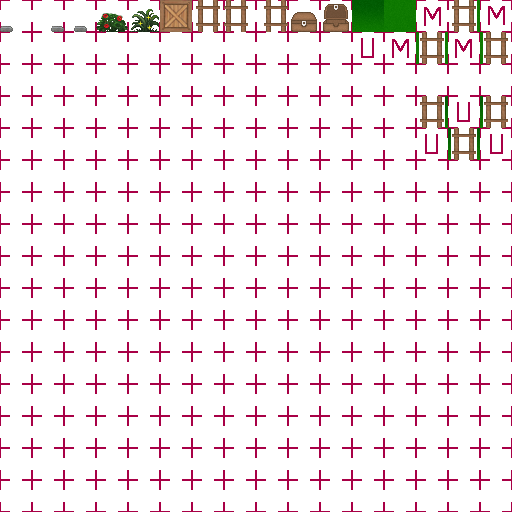
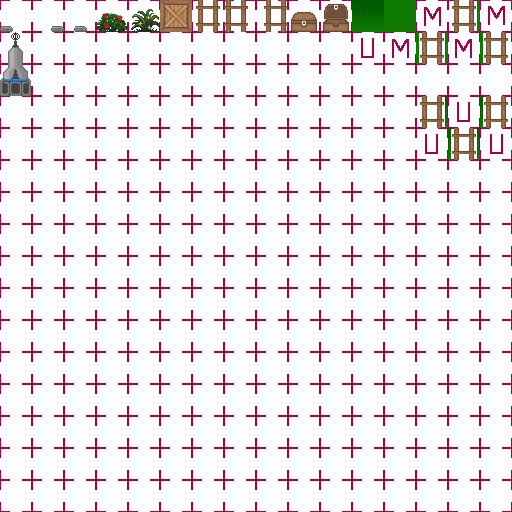
Layered file, before and after one edit (512 x 512). Changes by layer:
added layer "Fontaine" above "Herbes" over [0,32,31,96]
